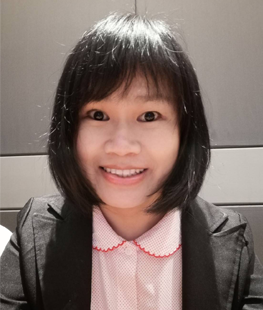
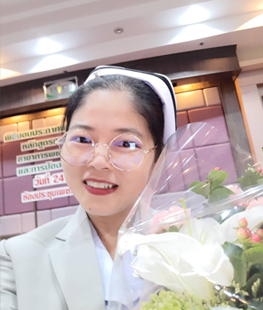
Revision of a layered 263 × 310 image; what changed, layer by layer:
added layer "Background copy" above "t2" over [0, 0, 263, 310]
